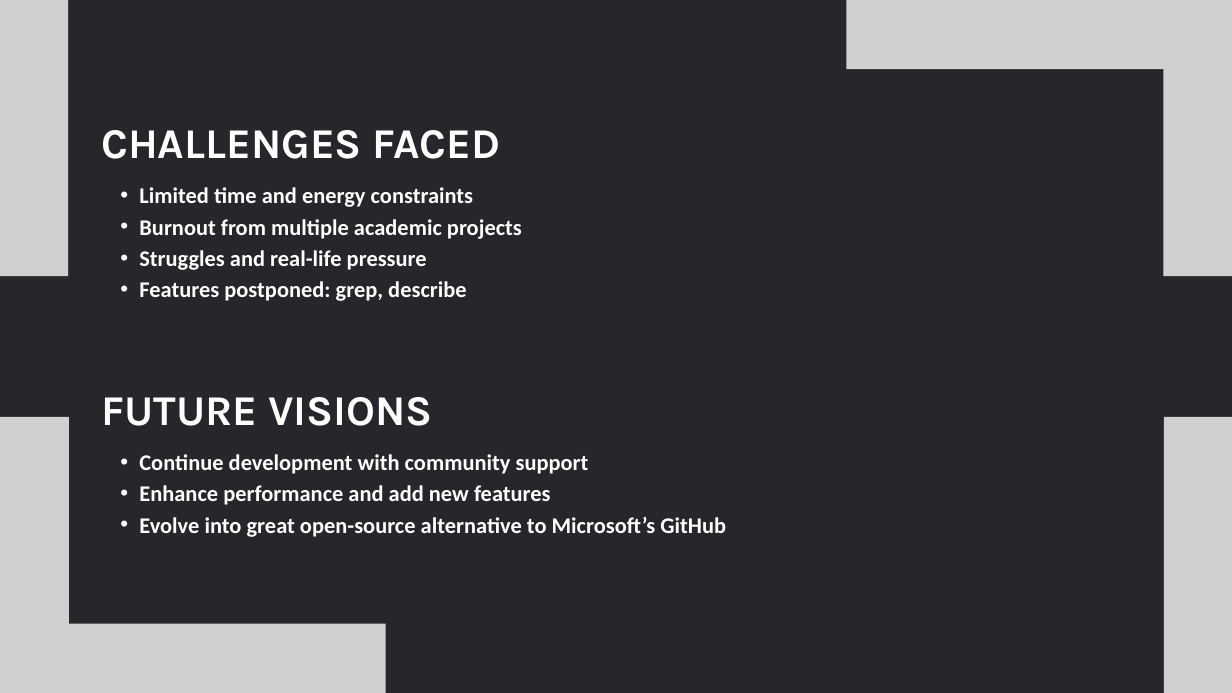
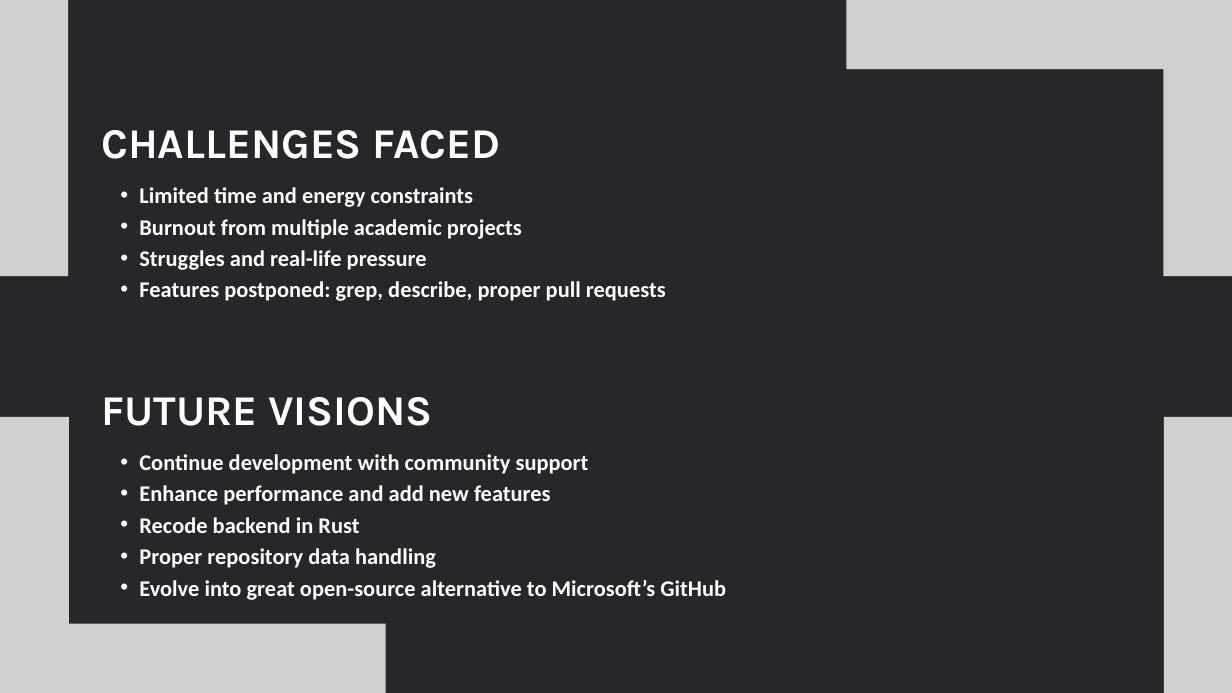
Before and after one commit to ElementaleLord/Chizel, a slide deck: slide 10 of docs/FYP Presentation.pptx. Drawn at 1232x693 pixels with LibreOffice and Linux fonts; fonts in the diff are those of the drawing; grey boxes stand for pictures. Boxes give left, top, right and bottom in pixels: in the first picture for what was removed or moved away, otherwise in the second. Text is boxed around its words. In the diff, an @@ line names an element or a change of style, - is before the commit and + after.

```diff
--- a/docs/FYP Presentation.pptx
+++ b/docs/FYP Presentation.pptx
@@ text at (x1=139, y1=281, x2=666, y2=301): text changed @@
-  • Features postponed: grep, describe
+  • Features postponed: grep, describe, proper pull requests
@@ text at (x1=139, y1=517, x2=436, y2=568): paragraphs added @@
+  • Recode backend in Rust
+  • Proper repository data handling
```
Also in this commit, not shown: 6 other slides changed.
